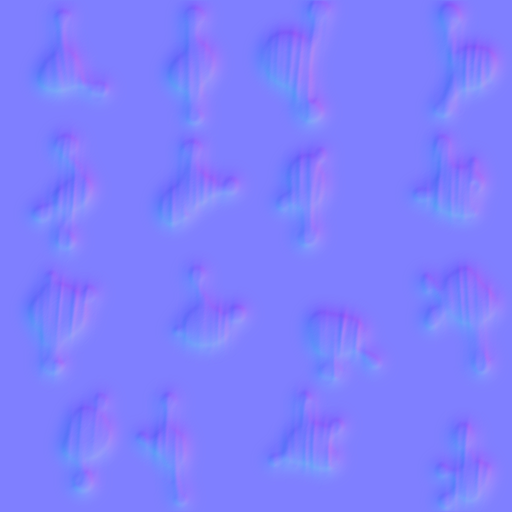
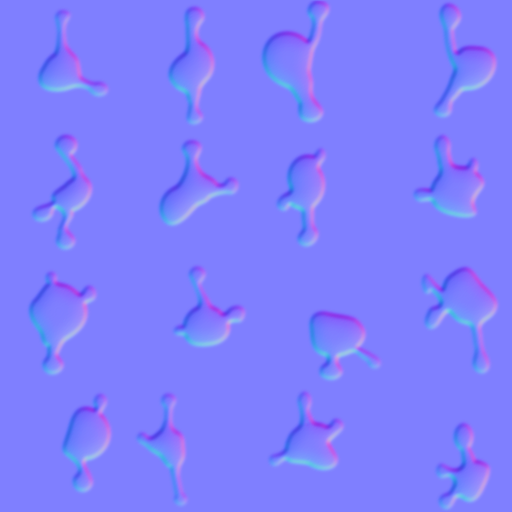
Comparing the layer stacks of the two 512×512 images. Changes:
painted on "Normal (GENERATED)" over [15, 0, 511, 512]
removed layer "New Layer" (was 41%) over [31, 0, 502, 512]
painted on "Blur copy", masked it over [15, 0, 511, 512]
hid "Blur" over [26, 0, 501, 512]
